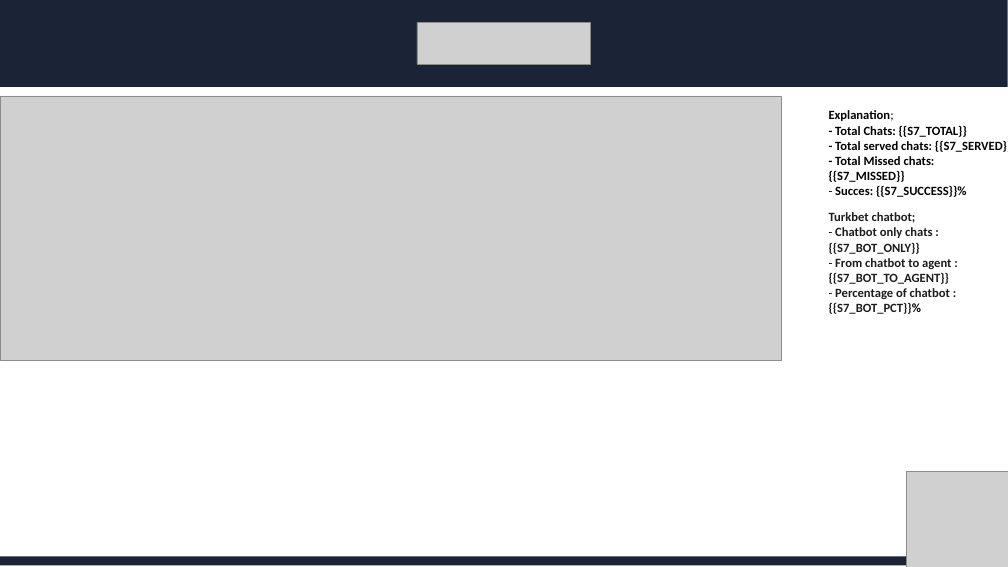
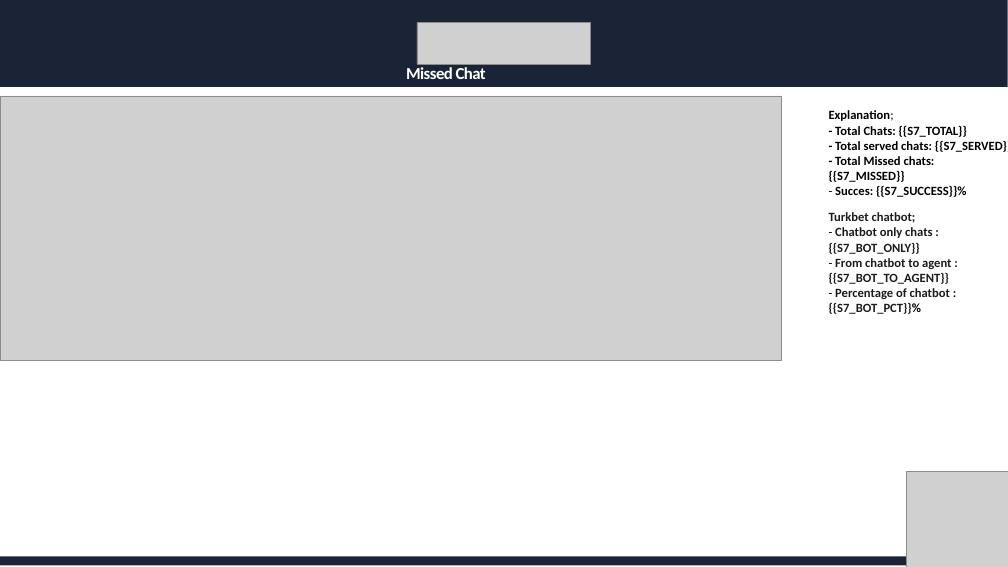
Before and after one commit to erhanbs70/poligon-chat-analyzer, a slide deck: slide 7 of pptx-report/template.pptx. Drawn at 1008x567 pixels with LibreOffice and Linux fonts; fonts in the diff are those of the drawing; grey boxes stand for pictures. Boxes give left, top, right and bottom in pixels: in the first picture for what was removed or moved away, otherwise in the second. Text is boxed around its words. In the diff, an @@ line names an element or a change of style, - is before the commit and + after.

```diff
--- a/pptx-report/template.pptx
+++ b/pptx-report/template.pptx
@@ title added at [406, 67, 486, 79], 16 pt, text #FFFFFF, bold @@
+Missed Chat
```
Also in this commit, not shown: 3 other slides changed, 1 other file.
